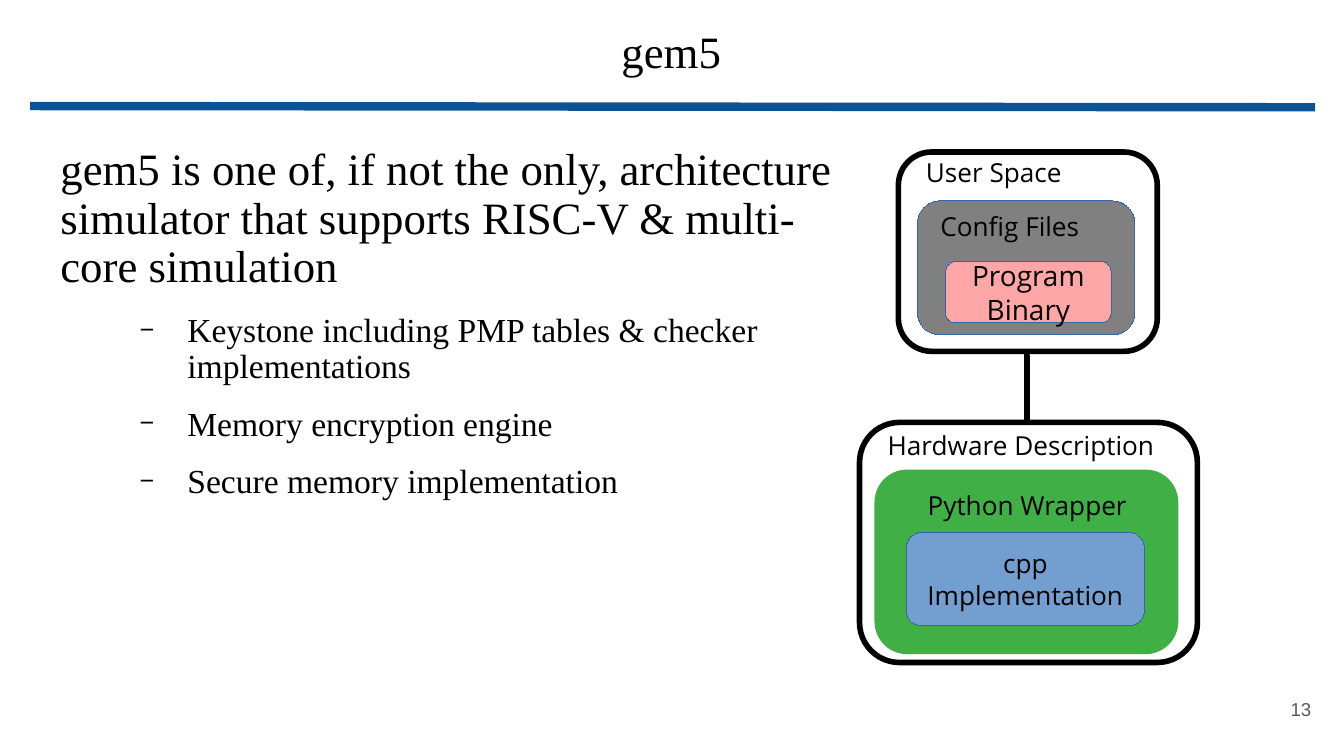
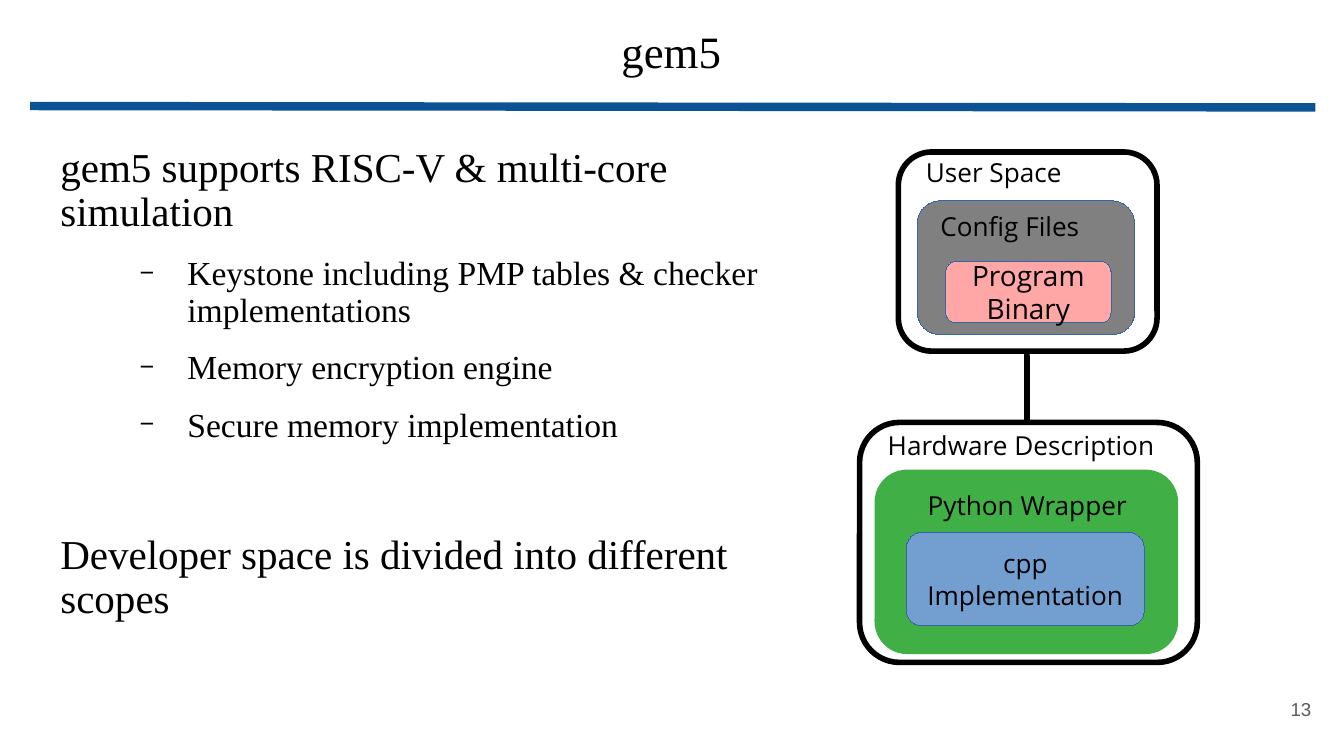
Before and after one commit to wbuziak/grad-research, a slide deck: slide 13 of resources/presentations/update.pptx. Drawn at 1344x756 pixels with LibreOffice and Linux fonts; fonts in the diff are those of the drawing. Boxes give left, top, right and bottom in pixels: in the first picture for what was removed or moved away, otherwise in the second. Text is boxed around its words. In the diff, an @@ line names an element or a change of style, - is before the commit and + after.

```diff
--- a/resources/presentations/update.pptx
+++ b/resources/presentations/update.pptx
@@ text at (x1=60, y1=153, x2=668, y2=227): text changed; size 24 to 22 pt @@
-gem5 is one of, if not the only, architecture simulator that supports RISC-V & multi-core simulation
+gem5 supports RISC-V & multi-core simulation
@@ text at (x1=60, y1=540, x2=727, y2=621): paragraph added @@
+Developer space is divided into different scopes
```
Also in this commit, not shown: 6 other slides changed, 12 slides added, 2 other files.
